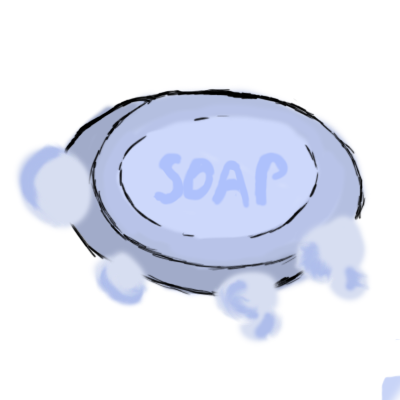
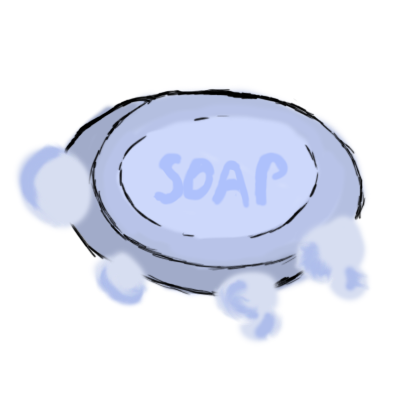
Before/after of a 400 x 400 layered artwork. What changed in the layer stack:
removed layer "Laag 3" over (381, 339, 400, 400)
